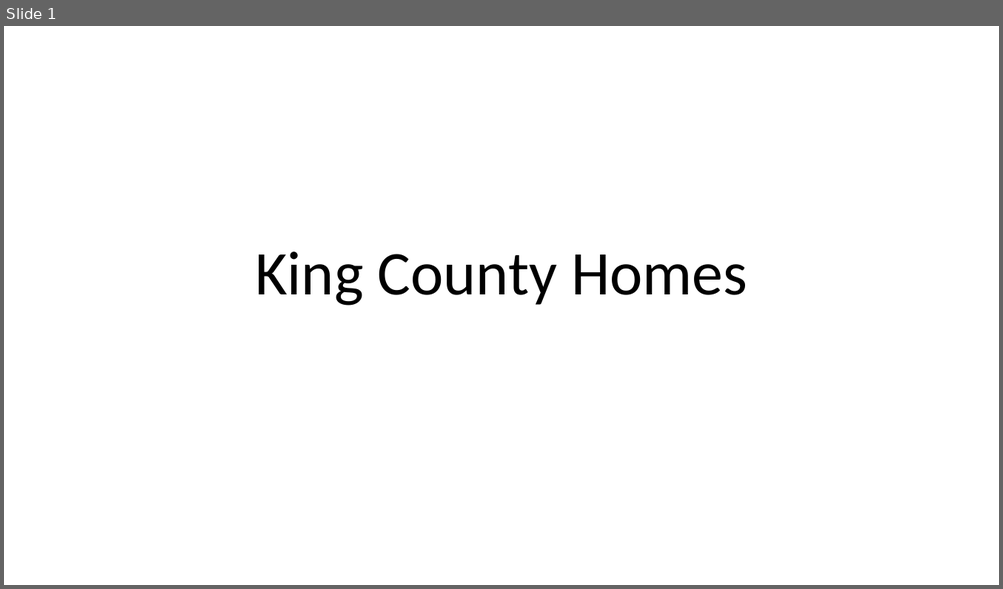
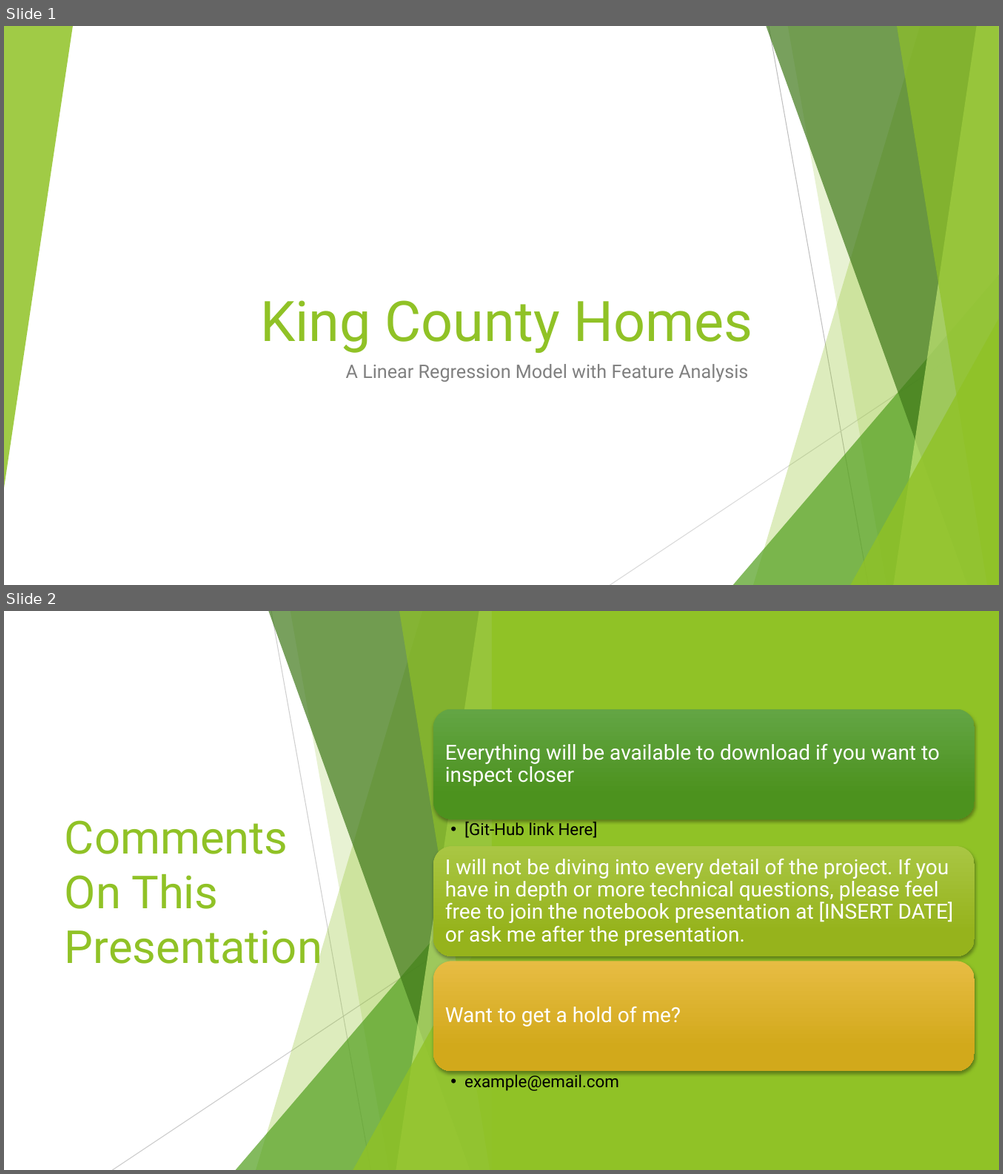
Before and after one commit to minthammock/dsc-mod-2-project-v2-1-onl01-dtsc-pt-041320, a slide deck: Non-Technical.pptx. Shown one above the other, each under a label of ours: slide 1 before the commit, slides 1 and 2 after it. The pictures are 1003x589 and 1003x1174 pixels, drawn with LibreOffice and Linux fonts; fonts in the diff are those of the drawing. Boxes give left, top, right and bottom in pixels: in the first picture for what was removed or moved away, otherwise in the second. Text is boxed around its words. In the diff, an @@ line names an element or a change of style, - is before the commit and + after.

```diff
--- a/Non-Technical.pptx
+++ b/Non-Technical.pptx
@@ slide 2 added at (4,611,999,1170), background #FFFFFF; not listed: 9 template elements that a slide beside it also shows @@
@@ rectangle added at (4,611,999,1170), fill #FFFFFF @@
@@ rectangle added at (492,611,999,1170), fill #90C226 @@
@@ title added at (65,820,322,974), 44 pt, text #90C226 @@
+Comments On This Presentation
@@ group added at (112,611,502,1170): 5 freeform shapes, 2 lines, 2 triangles @@
@@ triangle added at (4,939,40,1170), fill #90C226 at 85% opacity @@
@@ group added at (434,709,975,1091): 5 texts, 3 rounded rectangles @@
+Everything will be available to download if you want to inspect closer
+  • [Git-Hub link Here]
+I will not be diving into every detail of the project. If you have in depth or more technical questions, please feel free to join the notebook presentation at [INSERT DATE] or ask me after the presentation.
+Want to get a hold of me?
+  • example@email.com
@@ slide 1 changed as well @@
@@ group added at (4,26,999,585): 5 freeform shapes, 3 triangles, 2 lines @@
@@ title "King County Homes": place and size @@
-title "King County Homes" at (255,252,747,306)
+title "King County Homes" at (260,301,753,353)
@@ title "King County Homes" at (260,301,753,353): size 60 to 54 pt, font Calibri to Roboto, text colour #000000 to #90C226; alignment centre to right; line spacing 0.9 to 1 @@
@@ subtitle added at (346,364,748,383), 18 pt, text #808080 @@
+A Linear Regression Model with Feature Analysis
```
Also in this commit, not shown: 1 other slide changed, 12 other slides added, 2 slides removed, 2 other files.
